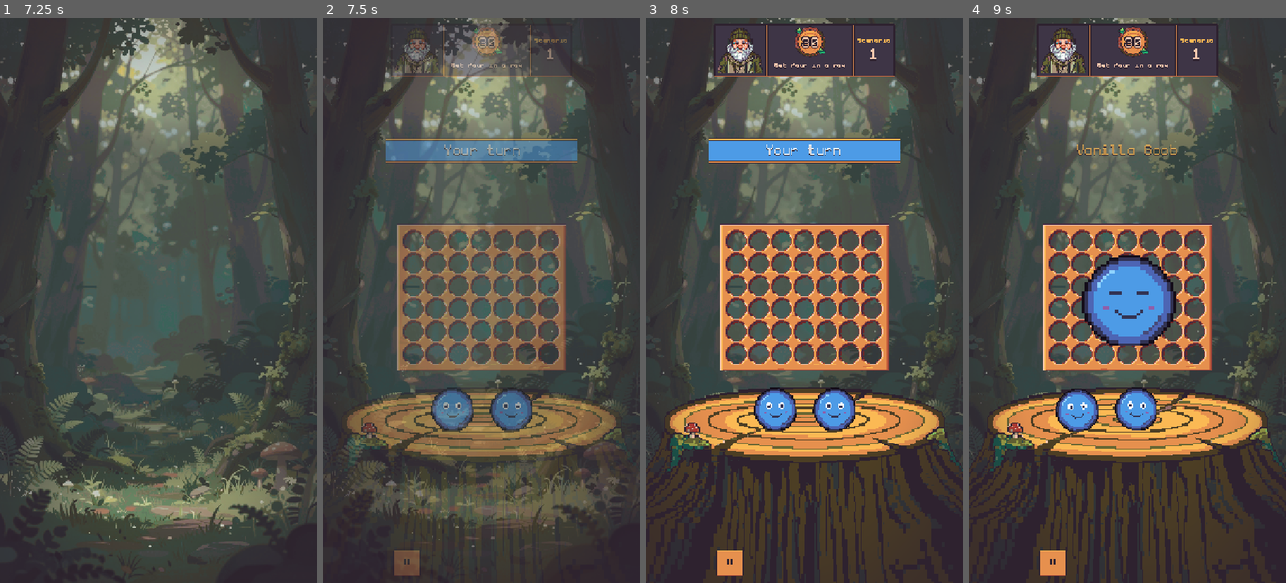
Above: before the commit, frames 1-4 (left to right).
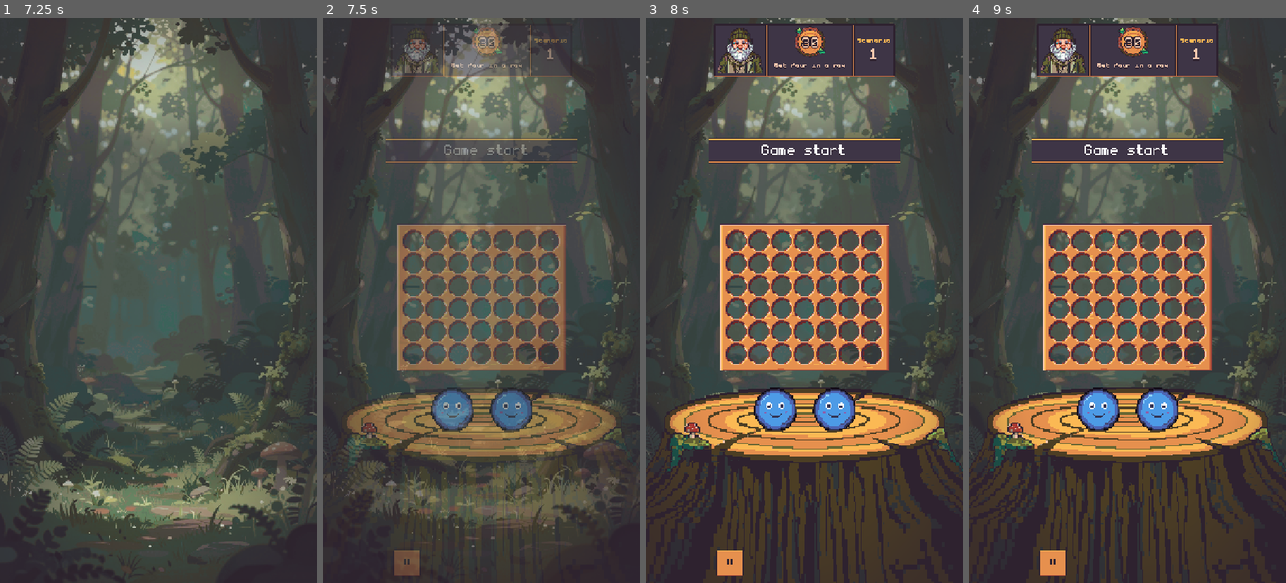
Above: after the commit, the same moments.

Repository: chumbb/four-in-a-rogue
Game: Godot game, scene res://scenes/app/boot.tscn
The game is run twice, just before and just after one commit, with the same random seed, the same clock (stepped at 60 frames per second) and the same inputs.
Inputs (mouse positions are in pixels of both pictures, inside the frame that each line leads up to):
- Up to frame 1 (7.25 s): tap Enter (ui_accept) at 0.5, 0.77, 2.75, 4.52, 5, 5.75, 6.5 s; move the mouse to (228, 272) at 0.52 s; click (228, 272) at 0.67 s; click "Skip" at 1.25 s; drag from (95, 328) to (142, 413) at 2.02 s; move the mouse to (190, 176) at 2.77 s; click (190, 176) at 2.92 s; drag from (142, 413) to (63, 215) at 3.52 s; move the mouse to (253, 385) at 4.27 s; click (253, 385) at 4.42 s; drag from (63, 215) to (110, 159) at 5.02 s; move the mouse to (174, 300) at 5.77 s; click (174, 300) at 5.92 s; drag from (110, 159) to (95, 328) at 6.52 s
- Up to frame 2 (7.5 s): move the mouse to (551, 272) at 7.27 s; click (551, 272) at 7.42 s
- Up to frame 3 (8 s): tap Enter (ui_accept) at 7.52 s
- Up to frame 4 (9 s): click (1051, 566) at 8 s; click "Resume" at 8.75 s

Frame 1 is identical in both runs. In frame 2, 2.1% of the frame differs, in the area x 19-81%, y 21-26%; in frame 3, 2.1%; in frame 4, 8.0%, in the area x 19-81%, y 21-74%.

Commit message:
M6c playtest: Game start banner before the first turn banner
Co-Authored-By: Claude Opus 5.5 <noreply@anthropic.com>

Diff:
--- a/scripts/scenario/scenario_placeholder.gd
+++ b/scripts/scenario/scenario_placeholder.gd
@@ -78,6 +78,9 @@
 ## Turn banner length (Normal). Fast halves it; Skip keeps the Fast length so
 ## whose turn it is still reads (banners are not play animations).
 const TURN_BANNER_SEC := 0.9
+## "Game start" banner, then a beat before the first turn banner.
+const GAME_START_SEC := 1.3
+const GAME_START_GAP_SEC := 0.25
 
 @onready var _hud_slot: Control = %HudSlot
 @onready var _result_label: Label = %ResultLabel
@@ -193,6 +196,21 @@
 		for goob in _loop.last_draw:
 			start_hand.remove_at(start_hand.rfind(goob))
 	_hand.rebuild(start_hand)
+	_start_game()
+
+
+## "Game start" banner first, a short beat, then the first turn's banner
+## (Sean, M6c playtest: the first turn banner came too quickly).
+func _start_game() -> void:
+	if animate_drops:
+		_sfx.play(&"turn_whoosh")
+		var fast := Settings.speed != Settings.Speed.NORMAL
+		await _hud.show_start_banner(GAME_START_SEC / (Settings.FAST_SCALE if fast else 1.0))
+		if not is_inside_tree():
+			return
+		await _wait(GAME_START_GAP_SEC)
+		if not is_inside_tree():
+			return
 	_after_play()
 
 
--- a/scripts/ui/scenario_hud.gd
+++ b/scripts/ui/scenario_hud.gd
@@ -49,6 +49,8 @@
 const PAUSE_ICON := preload("res://assets/ui/icon_pause.png")
 const RIBBON_BLUE := preload("res://assets/ui/ribbon_blue.png")
 const RIBBON_RED := preload("res://assets/ui/ribbon_red.png")
+const RIBBON_INK := preload("res://assets/ui/ribbon_ink.png") ## neutral "Game start"
+const GAME_START := "Game start"
 
 const GOLD_HI := Color("fbb954")
 const RED := Color("e83b3b")
@@ -303,10 +305,19 @@
 ## "Opponent's turn" band across the screen. `sec` is the whole length; await
 ## it. Under the toasts, over the board.
 func show_turn_banner(player: bool, sec: float) -> void:
+	await _show_ribbon(RIBBON_BLUE if player else RIBBON_RED, "Your turn" if player else "Opponent's turn", sec)
+
+
+## The neutral "Game start" banner before the first turn (Sean, M6c playtest).
+func show_start_banner(sec: float) -> void:
+	await _show_ribbon(RIBBON_INK, GAME_START, sec)
+
+
+func _show_ribbon(texture: Texture2D, text: String, sec: float) -> void:
 	if _ribbon_tween and _ribbon_tween.is_valid():
 		_ribbon_tween.kill()
-	_ribbon.texture = RIBBON_BLUE if player else RIBBON_RED
-	_ribbon_label.text = "Your turn" if player else "Opponent's turn"
+	_ribbon.texture = texture
+	_ribbon_label.text = text
 	_ribbon.visible = true
 	if sec <= 0.0:
 		_ribbon.visible = false
--- a/tests/capture_m6c.gd
+++ b/tests/capture_m6c.gd
@@ -38,7 +38,9 @@
 	scenario.turn_seconds = 14.0
 	root.add_child(scenario)
 	current_scene = scenario
-	await create_timer(1.3).timeout
+	await create_timer(0.8).timeout
+	await _shot(dir, "game_start")
+	await create_timer(2.0).timeout
 	await _shot(dir, "draw_caption")
 	var deadline := Time.get_ticks_msec() + 5000
 	while not scenario._input_enabled and Time.get_ticks_msec() < deadline:
--- a/tests/test_scenario.gd
+++ b/tests/test_scenario.gd
@@ -199,7 +199,7 @@
 
 ## Animated scenarios lock input while the turn's drawn Goob flies in.
 func _wait_input(scenario: Control) -> void:
-	var deadline := Time.get_ticks_msec() + 3000
+	var deadline := Time.get_ticks_msec() + 6000
 	while not scenario._input_enabled and Time.get_ticks_msec() < deadline:
 		await process_frame
 
@@ -1260,10 +1260,19 @@
 	await _free(scenario)
 
 
+func _wait_banner(hud: ScenarioHud, text: String) -> void:
+	var deadline := Time.get_ticks_msec() + 4000
+	while not (hud.is_banner_visible() and hud.banner_text() == text) and Time.get_ticks_msec() < deadline:
+		await process_frame
+
+
 func _test_turn_banners() -> void:
 	var scenario := await _make(5.0, true, 0.0, 30.0, true)
 	var hud: ScenarioHud = scenario._hud
-	_check(hud.is_banner_visible() and hud.banner_text() == "Your turn", "banner: blue Your turn at the start")
+	_check(hud.is_banner_visible() and hud.banner_text() == "Game start", "banner: Game start first (got '%s')" % hud.banner_text())
+	_check(hud._ribbon.texture == ScenarioHud.RIBBON_INK, "banner: neutral ink ribbon for Game start")
+	await _wait_banner(hud, "Your turn")
+	_check(hud.is_banner_visible() and hud.banner_text() == "Your turn", "banner: then blue Your turn")
 	_check(hud._ribbon.texture == ScenarioHud.RIBBON_BLUE, "banner: blue ribbon")
 	_check(_heard(scenario, &"turn_whoosh"), "banner: soft whoosh")
 	_check(not scenario._input_enabled, "banner: input waits for the banner + draw")
@@ -1272,7 +1281,8 @@
 	await _free(scenario)
 	scenario = await _make(5.0, false, 0.0, 30.0, true)
 	hud = scenario._hud
-	_check(hud.is_banner_visible() and hud.banner_text() == "Opponent's turn", "banner: red Opponent's turn")
+	await _wait_banner(hud, "Opponent's turn")
+	_check(hud.is_banner_visible() and hud.banner_text() == "Opponent's turn", "banner: red Opponent's turn after Game start")
 	_check(hud._ribbon.texture == ScenarioHud.RIBBON_RED, "banner: red ribbon")
 	_check(_heard(scenario, &"turn_whoosh"), "banner: whoosh on the opponent's turn too")
 	await _free(scenario)
Binary file changed: art/ui/ui_kit_sheet4x.png
Binary file added: assets/ui/ribbon_ink.png
